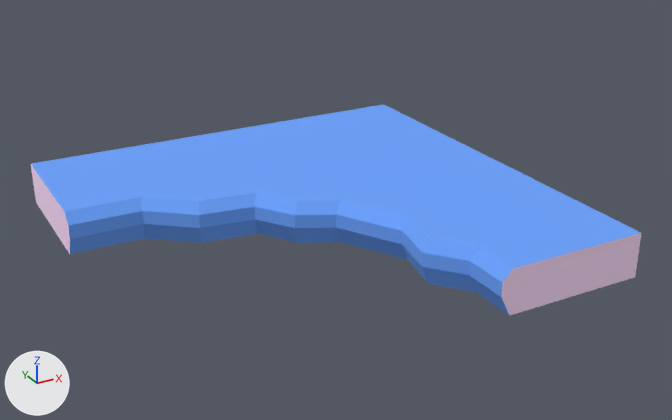
An edit to the glTF model atoms/Iceberg_Curve_Inner_4x4_1.glb, drawn before and after from the same camera.
Both versions are drawn from a 50 mm lens placed at (-398.0, -732.0, 321.0), pointed at (-28.0, -59.0, -15.0). Every picture has the same lights, and +X, +Y and +Z are marked at lower left. The first picture is the older version. Where no turn or scale is listed for an object, it has been applied to the vertices. Vertices at exactly the same position are counted once.

Objects in the first picture: 'Iceberg_Curve_Inner_4x4_1'.
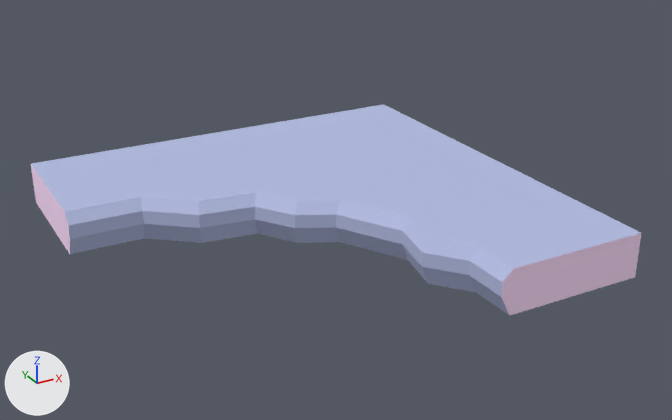
What changed in the scene script:
```text
Add img_colormap:
    img_colormap = load_image('colormap', '../textures/colormap.png', 512, 512, 'sRGB')
Change mat_ice:
    remove mat_ice.base_color = (0.143, 0.357, 0.969)  # blue #6aa1fb
    add mat_ice.texture = img_colormap
Change me_object7:
    where me_object7.from_pydata(...)  # 46 vertices, 88 faces; spans x -250.0..150.0, y -250.0..150.0, z -41.0..0.0
    used by ob_iceberg_curve_inner_4x4_1; location = (0.0, 0.0, 0.0)
    me_object7 part 1: texture (UV) coordinates of 76 of 88 faces, centred in x -228.0..106.0, y -236.0..106.0, z -41.0..0.0, changed; they spanned u 0.0..1.0, v 0.0..1.0 and now span u 0.22..0.22, v 0.44..0.44
```

Boxes (x1, y1, x2, y2) around the edits, measured in the pictures (672 x 420 px):
'Iceberg_Curve_Inner_4x4_1', surface changed: (31, 104, 641, 316) in both
part 1 of me_object7, surface changed: (31, 104, 641, 315) in both
